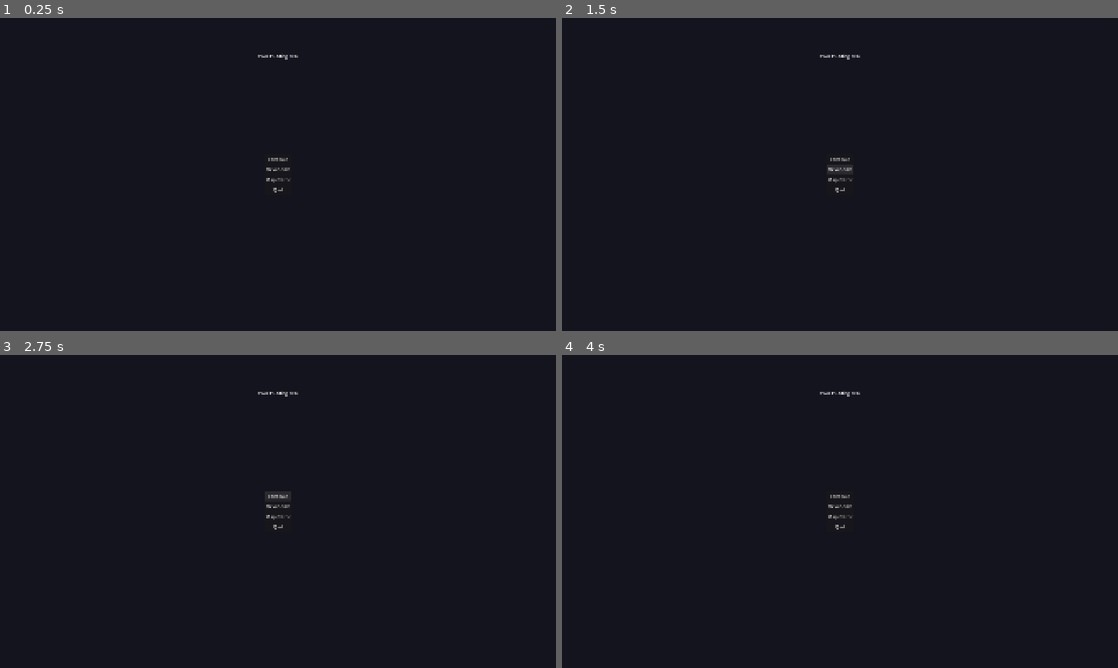
Above: before the commit, frames 1-4 (two rows, left to right).
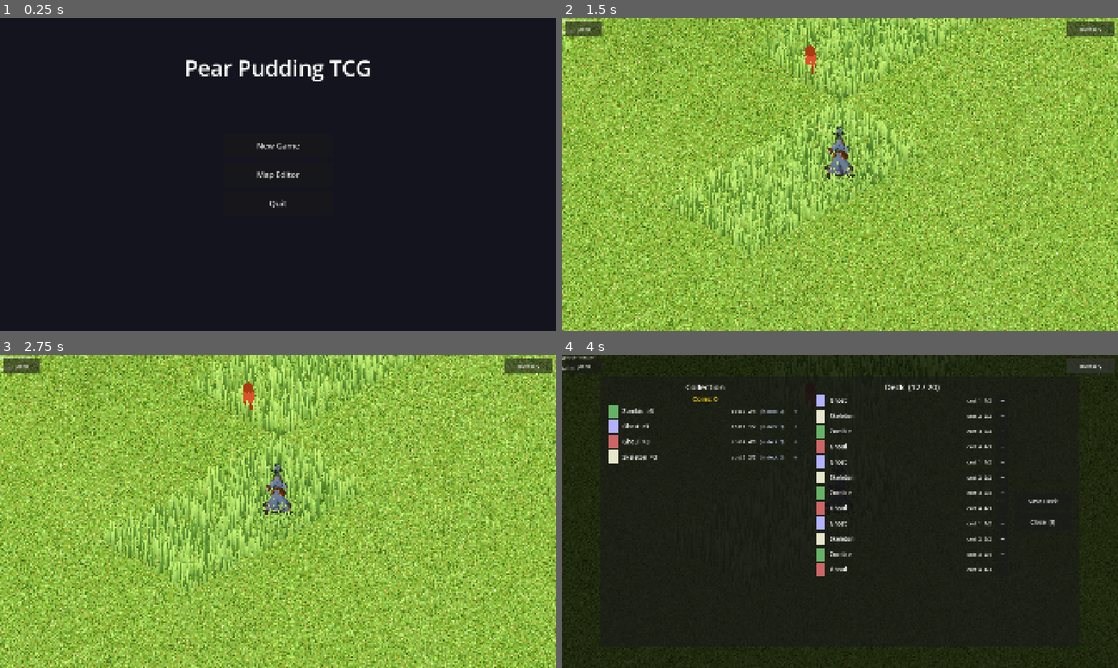
Above: after the commit, the same moments.

Repository: ChrisPauly97/pear-pudding-godot
Game: Godot game, scene res://scenes/ui/MenuScene.tscn
Same seed, same stepped clock (60 frames per second), same inputs: the game is played once before the commit and once after it.
Inputs (mouse positions are in pixels of both pictures, inside the frame that each line leads up to):
- Up to frame 1 (0.25 s): no input
- Up to frame 2 (1.5 s): click "New Game" at 0.5 s; click (840, 168) at 1.25 s, where only the run before the commit has a clickable "New Game"
- Up to frame 3 (2.75 s): click (278, 495) at 2 s, where only the run before the commit has a clickable "Continue"
- Up to frame 4 (4 s): click (840, 495) at 2.75 s, where only the run before the commit has a clickable "Continue"; click (1090, 364) at 3.5 s, where only the run after the commit has a clickable "Inventory"

The runs differ from the first frame. In frame 1, 1.3% of the frame differs, in the area x 33-67%, y 11-61%; in frame 2, 100%; in frame 3, 100%, in the area x 0-100%, y 0-100%; in frame 4, 10%.
Error before the commit: Parse Error: Preload file "res://autoloads/save_manager.gd" does not exist. (res://autoloads/SceneManager.gd:11)

Commit message:
Fix three SceneManager bugs: preload casing, start_new_game cleanup, _load_world typing
- Fix preload path: save_manager.gd → SaveManager.gd (case-sensitive on Linux)
- start_new_game() now calls _exit_world_cleanup() so current_map is reset
  before enter_map(); the old explicit clears were incomplete (missed current_map)
- _load_world() uses set() instead of direct property access on a Node-typed
  variable, eliminating unsafe_property_access warnings that Godot treats as errors

https://claude.ai/code/session_01CB6qpXXv3FXgqVqGaM8VUp

Diff:
--- a/autoloads/SceneManager.gd
+++ b/autoloads/SceneManager.gd
@@ -8,7 +8,7 @@
 	GAME_OVER,
 }
 
-const _SaveManagerScript = preload("res://autoloads/save_manager.gd")
+const _SaveManagerScript = preload("res://autoloads/SaveManager.gd")
 
 var map_stack: Array[String] = []
 var door_stack: Array[String] = []
@@ -45,8 +45,7 @@
 	_state = State.MENU
 
 func start_new_game() -> void:
-	map_stack.clear()
-	door_stack.clear()
+	_exit_world_cleanup()
 	save_manager.new_game()
 	enter_map("main", "")
 
@@ -82,12 +81,12 @@
 	_load_world(parent, return_door)
 
 func _load_world(map_name: String, target_door_id: String) -> void:
-	var world := _world_scene_packed.instantiate()
-	world.map_name = map_name
-	world.target_door_id = target_door_id
+	var world: Node = _world_scene_packed.instantiate()
+	world.set("map_name", map_name)
+	world.set("target_door_id", target_door_id)
 	# Named sub-maps (dungeons, etc.) use the fixed WorldMap path, not infinite generation
 	if map_name != "infinite" and map_name != "main":
-		world.infinite = false
+		world.set("infinite", false)
 	get_tree().change_scene_to_node(world)
 	_state = State.WORLD
 
